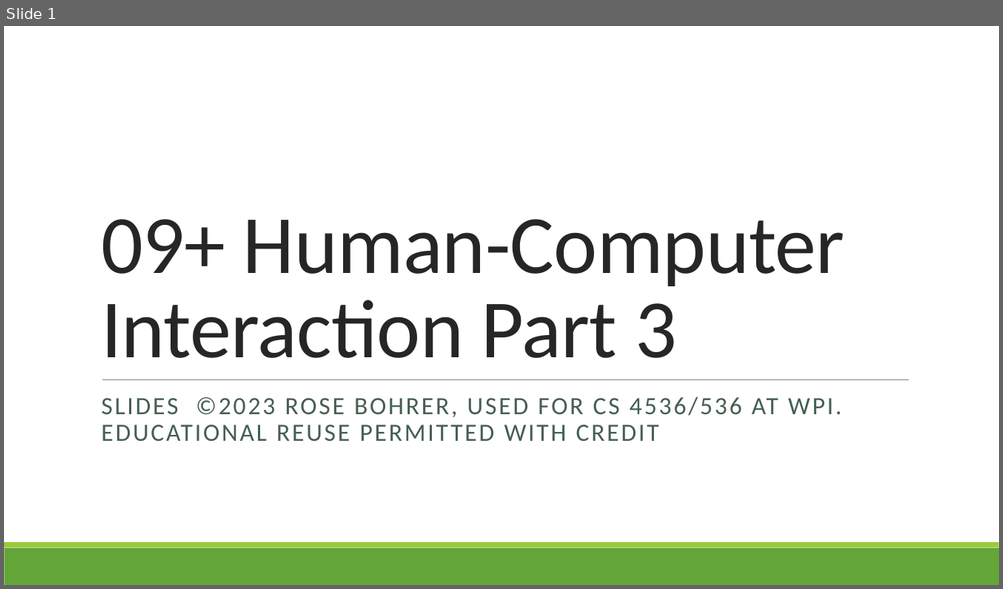
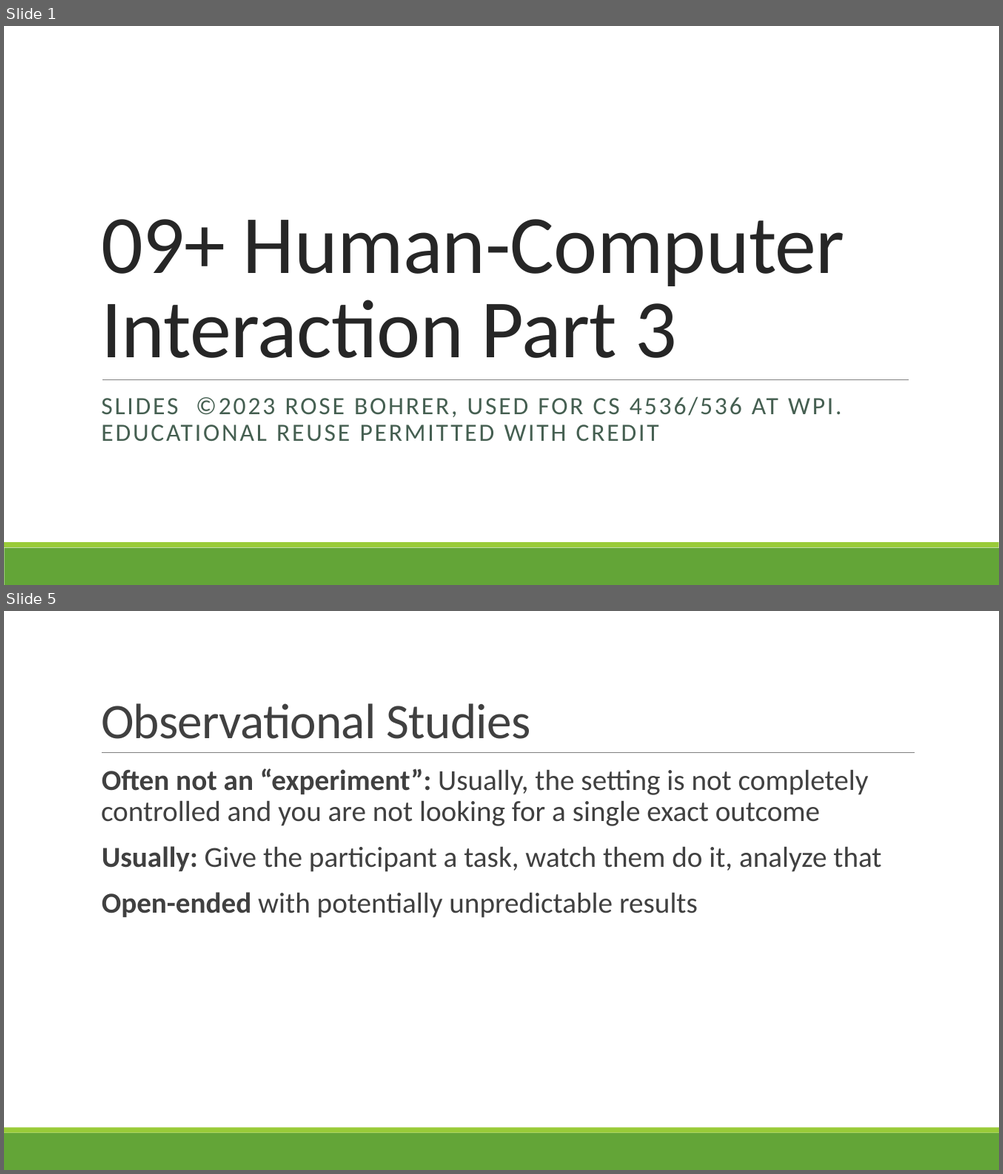
Before and after one commit to rbohrer/pl-course, a slide deck: LectureSlides/09Design3.pptx. Shown one above the other, each under a label of ours: slide 1 before the commit, slides 1 and 5 after it; the slides between them are not shown. The pictures are 1003x589 and 1003x1174 pixels, drawn with LibreOffice and Linux fonts; fonts in the diff are those of the drawing. Boxes give left, top, right and bottom in pixels: in the first picture for what was removed or moved away, otherwise in the second. Text is boxed around its words. In the diff, an @@ line names an element or a change of style, - is before the commit and + after.

```diff
--- a/LectureSlides/09Design3.pptx
+++ b/LectureSlides/09Design3.pptx
@@ slide 5 added at bbox=[4, 611, 999, 1170], background #FFFFFF; not listed: 2 template elements that a slide beside it also shows @@
@@ title added at bbox=[101, 703, 530, 739], 48 pt, text #404040 @@
+Observational Studies
@@ line added from (102, 753) to (915, 753), #808080 0.5 pt @@
@@ text added at bbox=[101, 769, 881, 918], 28 pt, text #404040 @@
+  Often not an “experiment”: Usually, the setting is not completely controlled and you are not looking for a single exact outcome
+  Usually: Give the participant a task, watch them do it, analyze that
+  Open-ended with potentially unpredictable results
```
Also in this commit, not shown: 10 other slides added.
